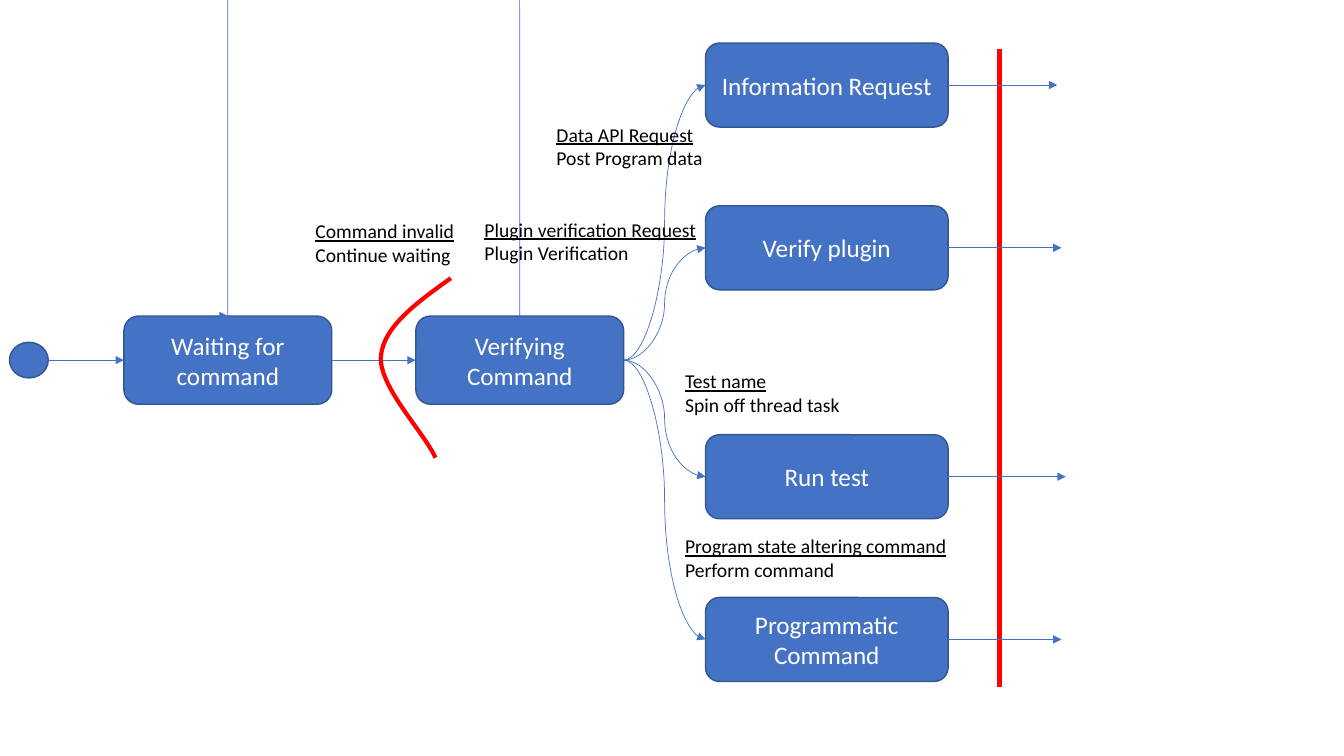
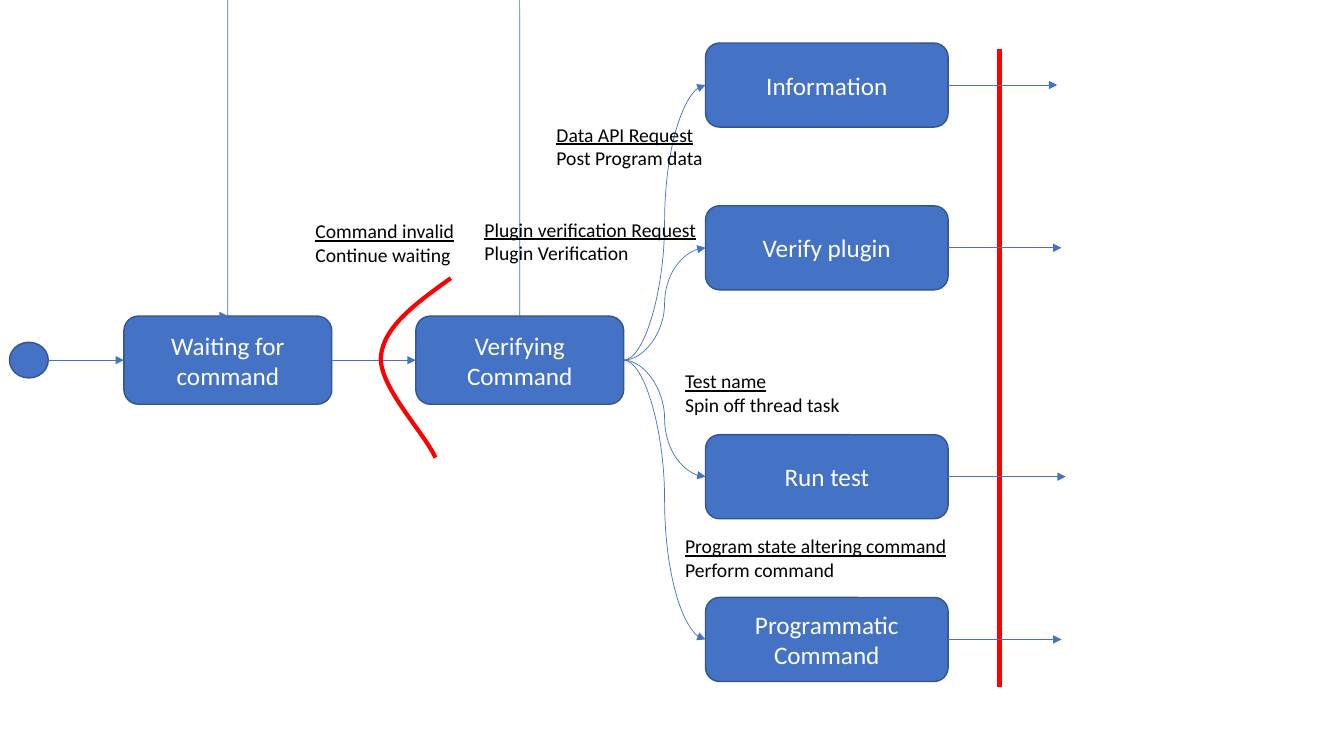
Before and after one commit to HarrisonJM/ProtocolDeveloper, a slide deck: slide 2 of docs/Design & Log/Designs.pptx (slide 1 before the commit). Drawn at 1344x756 pixels with LibreOffice and Linux fonts; fonts in the diff are those of the drawing. Boxes give left, top, right and bottom in pixels: in the first picture for what was removed or moved away, otherwise in the second. Text is boxed around its words. In the diff, an @@ line names an element or a change of style, - is before the commit and + after.

```diff
--- a/docs/Design & Log/Designs.pptx
+++ b/docs/Design & Log/Designs.pptx
@@ text in rounded rectangle at [766, 77, 887, 95]: text changed @@
-Information Request
+Information
```
Also in this commit, not shown: 1 other slide changed, 2 slides added, 1 slide removed, 1 other file.
